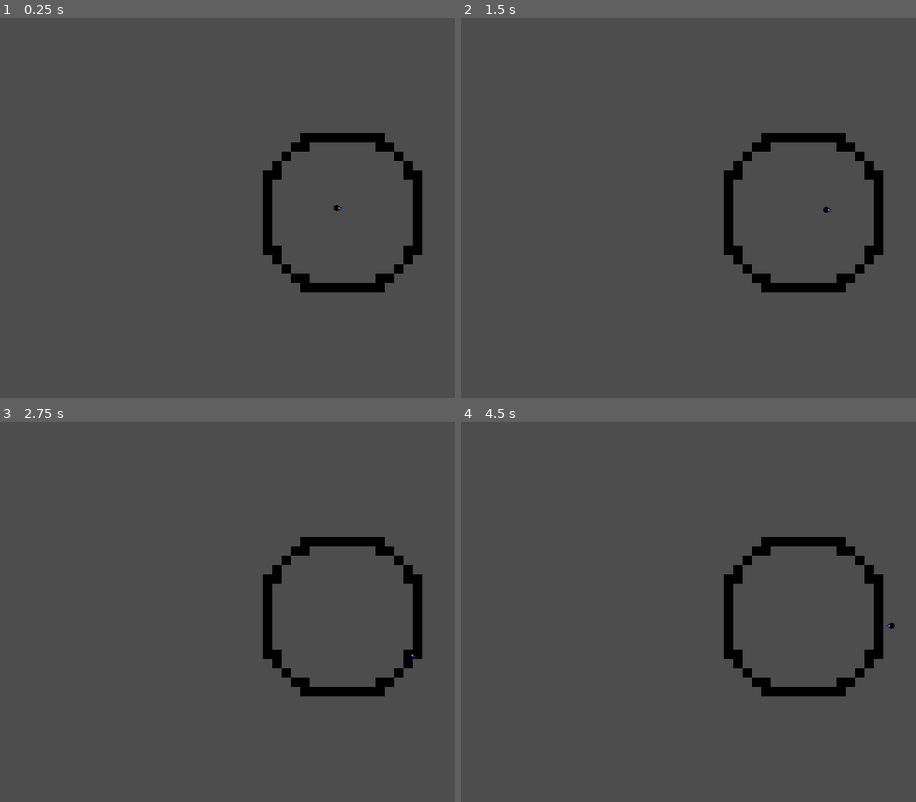
Above: before the commit, frames 1-4 (two rows, left to right).
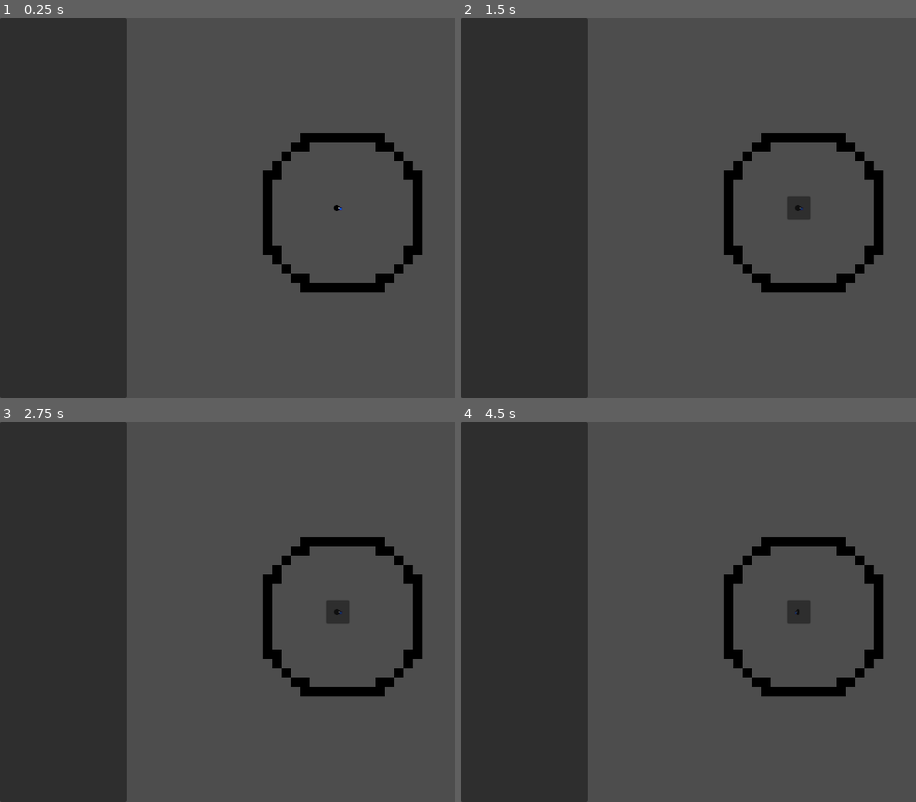
Above: after the commit, the same moments.

Repository: the-alex-g/LD54
Game: Godot game, scene res://world/world.tscn
The game is run twice, just before and just after one commit, with the same random seed, the same clock (stepped at 60 frames per second) and the same inputs.
Inputs:
- Up to frame 1 (0.25 s): no input
- Up to frame 2 (1.5 s): tap Enter at 0.5 s; hold D (right) 0.53-1.28 s; tap B (build) at 0.6, 1.35 s; hold S (down) from 1.28 s (still down)
- Up to frame 3 (2.75 s): tap Space at 2 s; release S (down) at 2.03 s; hold D (right) from 2.03 s (still down); tap B (build) at 2.1 s
- Up to frame 4 (4.5 s): tap Enter at 2.75 s; release D (right) at 2.78 s; hold W (up) 2.78-3.53 s; tap B (build) at 2.85, 3.6, 4.35 s; tap Space at 3.5 s; hold A (left) from 3.53 s (still down); tap Escape at 4.15 s

The runs differ from the first frame. In frame 1, 28% of the frame differs, in the area x 0-28%, y 0-100%; in frame 2, 28%; in frame 3, 28%; in frame 4, 28%, in the area x 0-96%, y 0-100%.

Commit message:
Add build menu

Diff:
--- /dev/null
+++ b/project/hud/hud.gd
@@ -0,0 +1,80 @@
+class_name HUD
+extends CanvasLayer
+
+signal build(object, location)
+signal build_abort
+
+# This list of anchors must remain the same as World's
+enum Anchors {TOP, BOTTOM, SIDE}
+
+const CONSTRUCTIONS := [
+	{"name":"Top", "anchors":[Anchors.TOP], "anchors_exclude":[]},
+	{"name":"Bottom", "anchors":[Anchors.BOTTOM], "anchors_exclude":[]},
+	{"name":"Side", "anchors":[Anchors.SIDE], "anchors_exclude":[]},
+]
+
+var _build_location := Vector2.ZERO
+var _build_menu_open := false : set = _set_build_menu_open
+
+@onready var _build_list : ItemList = $Control/BuildList
+@onready var _build_menu : ItemList = $Control/BuildMenu
+
+
+func _input(event:InputEvent)->void:
+	if _build_menu_open:
+		if event is InputEventKey:
+			if event.pressed and event.keycode == KEY_ESCAPE:
+				build_abort.emit()
+				_set_build_menu_open(false)
+
+
+func _on_world_update_anchors(anchors:Array, location:Vector2i)->void:
+	_build_list.clear()
+
+	for construction in CONSTRUCTIONS:
+		var can_build_construction := false
+		for anchor in anchors:
+			if construction.anchors_exclude.has(anchor):
+				can_build_construction = false
+				break
+			elif construction.anchors.has(anchor):
+				can_build_construction = true
+
+		if can_build_construction:
+			_add_building_to_list(construction)
+
+
+func _add_building_to_list(building:Dictionary)->void:
+	_build_list.add_item(building.name)
+
+
+func _get_construction_by_name(construction_name:String)->Dictionary:
+	for construction in CONSTRUCTIONS:
+		if construction.name == construction_name:
+			return construction
+
+	return {}
+
+
+func _set_build_menu_open(value:bool)->void:
+	_build_menu_open = value
+	_build_menu.visible = _build_menu_open
+
+
+func _on_world_open_build_menu()->void:
+	_build_menu.clear()
+
+	for i in _build_list.item_count:
+		_build_menu.add_item(_build_list.get_item_text(i))
+	_set_build_menu_open(true)
+
+
+func _on_world_update_resources(new_resources:Dictionary)->void:
+	pass # Replace with function body.
+
+
+func _on_build_menu_item_selected(index:int)->void:
+	var selected_name := _build_menu.get_item_text(index)
+	var selected_info := _get_construction_by_name(selected_name)
+	build.emit(selected_info, _build_location)
+	_set_build_menu_open(false)
--- /dev/null
+++ b/project/hud/hud.tscn
@@ -0,0 +1,38 @@
+[gd_scene load_steps=2 format=3 uid="uid://cwbv68d7g3kqc"]
+
+[ext_resource type="Script" path="res://hud/hud.gd" id="1_unrdn"]
+
+[node name="HUD" type="CanvasLayer"]
+script = ExtResource("1_unrdn")
+
+[node name="Control" type="Control" parent="."]
+layout_mode = 3
+anchors_preset = 15
+anchor_right = 1.0
+anchor_bottom = 1.0
+grow_horizontal = 2
+grow_vertical = 2
+
+[node name="BuildList" type="ItemList" parent="Control"]
+layout_mode = 1
+anchors_preset = 9
+anchor_bottom = 1.0
+offset_right = 216.0
+grow_vertical = 2
+
+[node name="BuildMenu" type="ItemList" parent="Control"]
+visible = false
+layout_mode = 1
+anchors_preset = 8
+anchor_left = 0.5
+anchor_top = 0.5
+anchor_right = 0.5
+anchor_bottom = 0.5
+offset_left = -20.0
+offset_top = -20.0
+offset_right = 20.0
+offset_bottom = 20.0
+grow_horizontal = 2
+grow_vertical = 2
+
+[connection signal="item_selected" from="Control/BuildMenu" to="." method="_on_build_menu_item_selected"]
--- a/project/player/player.gd
+++ b/project/player/player.gd
@@ -7,11 +7,15 @@
 @export var squish := 1
 
 var x_direction := 1 : set = _set_x_direction
+var paused := false : set = _set_paused
 
 @onready var _sprite := $Nautilus
 
 
 func _physics_process(delta:float)->void:
+	if paused:
+		return
+
 	_process_actions(delta)
 
 	move_and_slide()
@@ -33,7 +37,13 @@
 
 
 func _build()->void:
+	_set_paused(true)
 	build.emit()
+
+
+func _set_paused(value:bool)->void:
+	velocity = Vector2.ZERO
+	paused = value
 
 
 func _set_x_direction(value:int)->void:
--- a/project/world/world.gd
+++ b/project/world/world.gd
@@ -2,6 +2,7 @@
 
 signal update_anchors(anchors, location)
 signal open_build_menu
+signal update_resources(new_resources)
 
 enum Anchors {TOP, BOTTOM, SIDE}
 
@@ -38,8 +39,21 @@
 	elif _tilemap.get_cell_source_id(0, map_coords + Vector2i.RIGHT) > -1:
 		valid_build_anchors.append(Anchors.SIDE)
 
-	update_anchors.emit(valid_build_anchors, map_coords)
+	update_anchors.emit(valid_build_anchors, at)
 
 	# run this function every .1 seconds
 	await get_tree().create_timer(0.1).timeout
 	_update_build_anchors(_player.global_position)
+
+
+func _on_player_build()->void:
+	open_build_menu.emit()
+
+
+func _on_hud_build(object:Dictionary, location:Vector2)->void:
+	print("yay bulding")
+	_player.paused = false
+
+
+func _on_hud_build_abort()->void:
+	_player.paused = false
--- a/project/world/world.tscn
+++ b/project/world/world.tscn
@@ -1,8 +1,9 @@
-[gd_scene load_steps=6 format=3 uid="uid://cnaq4kembliio"]
+[gd_scene load_steps=7 format=3 uid="uid://cnaq4kembliio"]
 
 [ext_resource type="Script" path="res://world/world.gd" id="1_dd1xr"]
 [ext_resource type="Texture2D" uid="uid://c7erpspbqd4sc" path="res://world/tiles.png" id="2_41yr6"]
 [ext_resource type="PackedScene" uid="uid://b4wxacw1wwcej" path="res://player/player.tscn" id="3_xwo8a"]
+[ext_resource type="PackedScene" uid="uid://cwbv68d7g3kqc" path="res://hud/hud.tscn" id="4_8figk"]
 
 [sub_resource type="TileSetAtlasSource" id="TileSetAtlasSource_ubqeg"]
 texture = ExtResource("2_41yr6")
@@ -22,4 +23,11 @@
 
 [node name="Player" parent="." instance=ExtResource("3_xwo8a")]
 
+[node name="HUD" parent="." instance=ExtResource("4_8figk")]
+
+[connection signal="open_build_menu" from="." to="HUD" method="_on_world_open_build_menu"]
+[connection signal="update_anchors" from="." to="HUD" method="_on_world_update_anchors"]
+[connection signal="update_resources" from="." to="HUD" method="_on_world_update_resources"]
 [connection signal="build" from="Player" to="." method="_on_player_build"]
+[connection signal="build" from="HUD" to="." method="_on_hud_build"]
+[connection signal="build_abort" from="HUD" to="." method="_on_hud_build_abort"]
